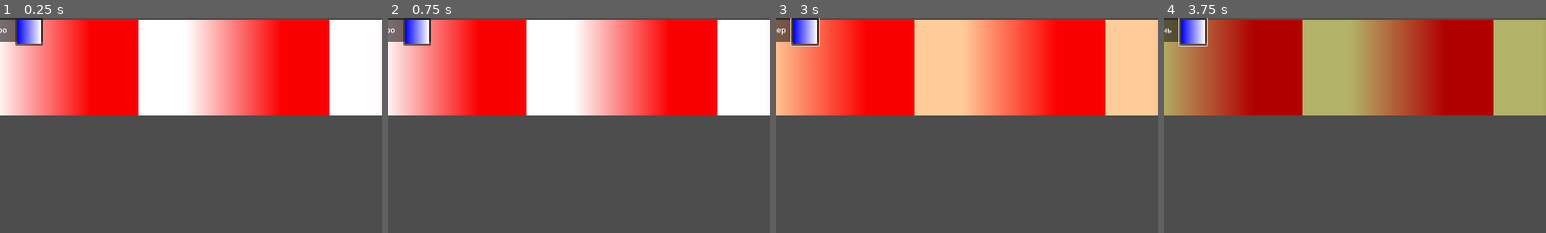
Above: before the commit, frames 1-4 (left to right).
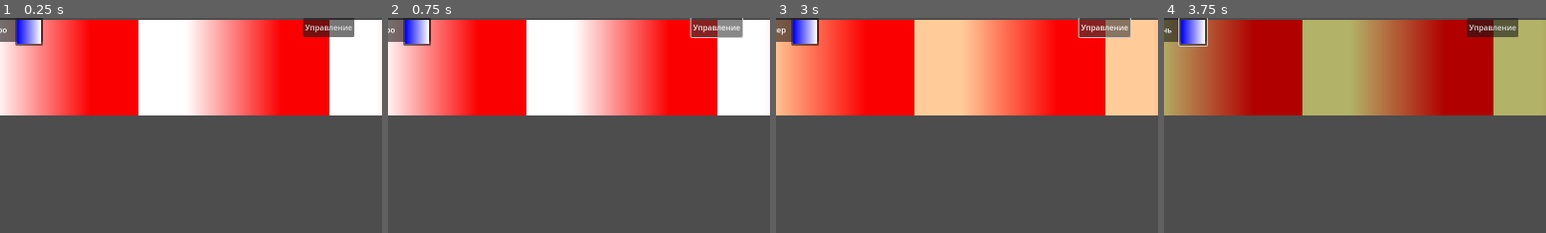
Above: after the commit, the same moments.

Repository: HellsStudios/Hell-s-workers
Game: Godot game, scene res://Scenes/mansion.tscn
Same seed, same stepped clock (60 frames per second), same inputs: the game is played once before the commit and once after it. This scene is started directly instead of the project's main scene.
Inputs (mouse positions are % of the whole screen's width and height, from its top left):
- Up to frame 1 (0.25 s): no input
- Up to frame 2 (0.75 s): click (50, 2) at 0.5 s, where only the run after the commit has a clickable "Управление"
- Up to frame 3 (3 s): click (11, 3) at 1.25 s; click (11, 3) at 2 s; click (50, 2) at 2.75 s, where only the run after the commit has a clickable "Управление"
- Up to frame 4 (3.75 s): click (11, 3) at 3.5 s
The pictures show only the part of the screen within x 7-57%, y 0-50%; the shares and areas given below are measured in that part.

The runs differ from the first frame. In frame 1, 1.2% of the frame differs, in the area x 79-93%, y 0-9%; in frame 2, 1.2%; in frame 3, 1.3%, in the area x 3-93%, y 0-14%; in frame 4, 1.2%.

Commit message:
Add files via upload

Diff:
--- a/новый-игровой-проект/Scenes/mansion.tscn
+++ b/новый-игровой-проект/Scenes/mansion.tscn
@@ -144,6 +144,25 @@
 offset_bottom = 58.0
 icon = SubResource("GradientTexture2D_exq5i")
 
+[node name="TopBar" type="HBoxContainer" parent="UI"]
+anchors_preset = 5
+anchor_left = 0.5
+anchor_right = 0.5
+offset_left = -20.0
+offset_right = 20.0
+offset_bottom = 40.0
+grow_horizontal = 2
+
+[node name="ManageButton" type="Button" parent="UI/TopBar"]
+layout_mode = 2
+text = "Управление"
+
+[node name="Control" type="Control" parent="UI/TopBar"]
+layout_mode = 2
+
+[node name="ManagementMenu" type="PopupPanel" parent="UI"]
+size = Vector2i(900, 560)
+
 [connection signal="input_event" from="Camera2D/Room2" to="." method="_on_room_2_input_event"]
 [connection signal="input_event" from="Camera2D/Room3" to="." method="_on_room_3_input_event"]
 [connection signal="input_event" from="Camera2D/Room1" to="." method="_on_room_1_input_event"]
